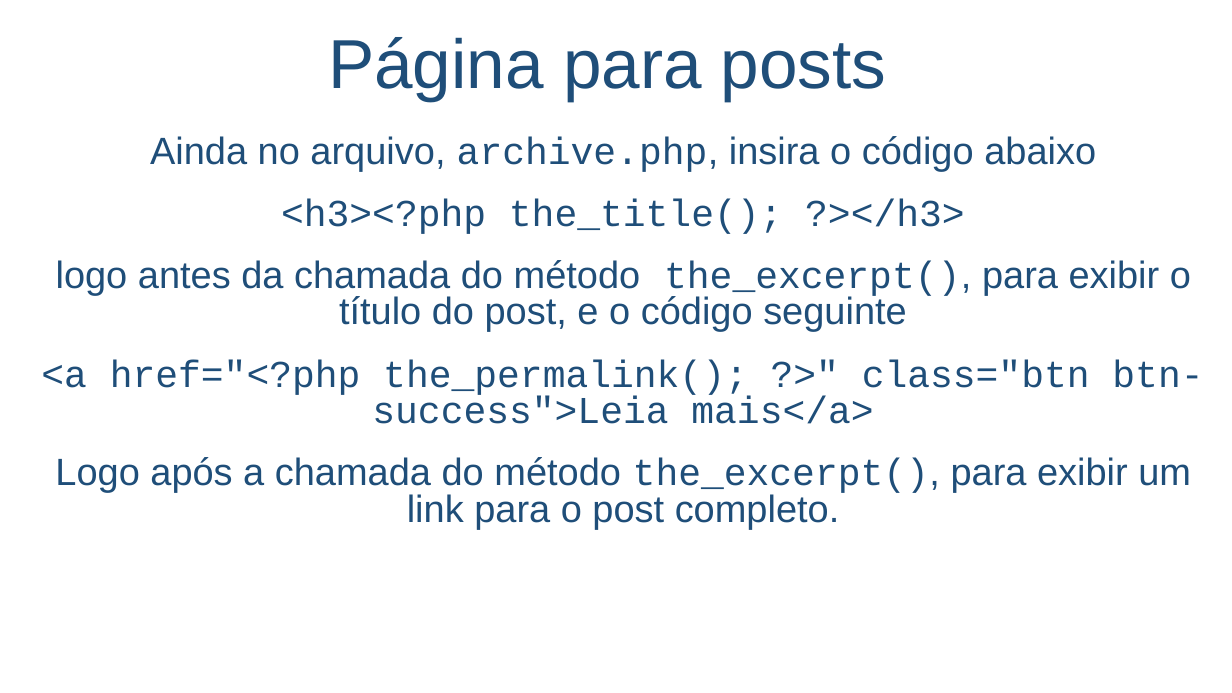
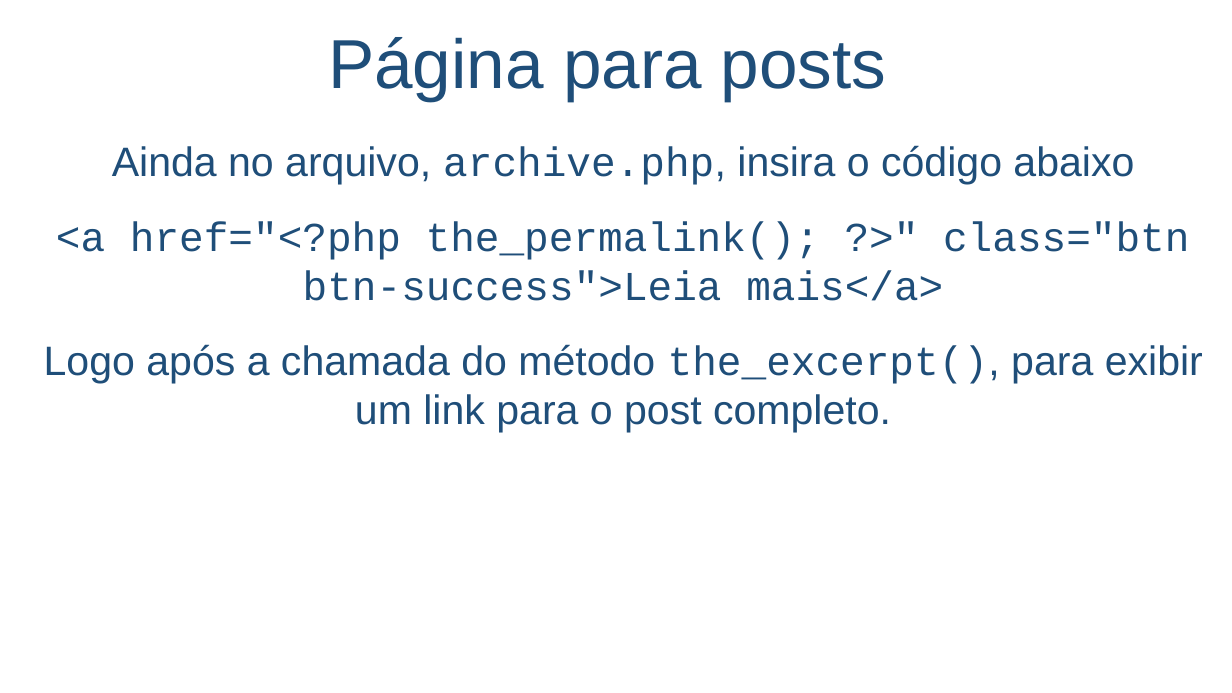
Before and after one commit to salmo-jr/public-slides, a slide deck: slide 33 of wordpress-como-criar-um-novo-tema.pptx. Drawn at 1232x693 pixels with LibreOffice and Linux fonts; fonts in the diff are those of the drawing; background and template pictures are left out. Boxes give left, top, right and bottom in pixels: in the first picture for what was removed or moved away, otherwise in the second. Text is boxed around its words. In the diff, an @@ line names an element or a change of style, - is before the commit and + after.

Commit message:
correções e ajustes

```diff
--- a/wordpress-como-criar-um-novo-tema.pptx
+++ b/wordpress-como-criar-um-novo-tema.pptx
@@ text "Ainda no arquivo, archive.php, insira ..." at (x1=44, y1=145, x2=1203, y2=433): size 29.6 to 32 pt; line spacing 0.8 to 1 @@
@@ text at (x1=56, y1=199, x2=1191, y2=332): paragraphs removed @@
-<h3><?php the_title(); ?></h3>
-logo antes da chamada do método the_excerpt(), para exibir o título do post, e o código seguinte
```
